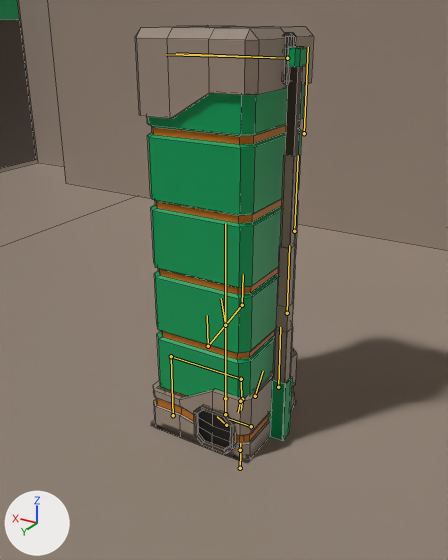
One commit to the Blender file Assets/VariousObjects.blend: the scene before it, then after it.
The view is the same before and after, from a camera (50 mm lens) standing at (-7.48, 12.55, 10.4) and looking at (0.07, -0.02, 4.11). The lights are fixed; the arrows at lower left show +X, +Y and +Z. Both versions are drawn at frame 50 of the action 'BotFactory_BuildLarge'; the numbers are the values there. The bones that bend it are drawn over the model as lines. Mesh edges are drawn as thin lines on the coarser meshes.

Objects in the first picture: 'BotFactory_Mesh', 'Factory_Mesh'.
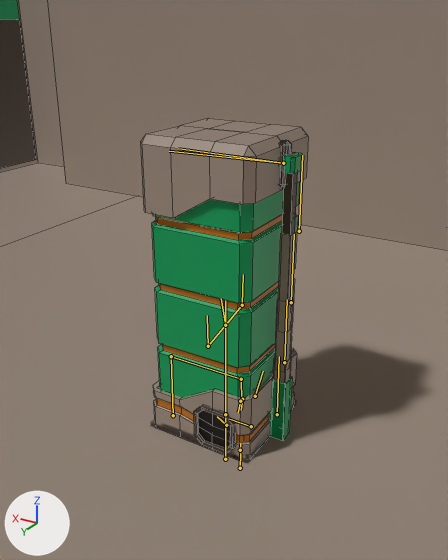
Diff of the bpy script that builds the scene:
```diff
--- a/Assets/VariousObjects.blend.py
+++ b/Assets/VariousObjects.blend.py
@@ bone_cover @@
 bone_cover = bpy.data.objects['BotFactory_Arma'].pose.bones['Cover']  # child of 'Root'
-bone_cover.location = (0.0, 6.86, 0.0)
+bone_cover.location = (0.0, 4.76, 0.0)
@@ bone_arm1 @@
 bone_arm1 = bpy.data.objects['BotFactory_Arma'].pose.bones['Arm1']  # child of 'Root'
-bone_arm1.location = (-0.01, 1.42, 0.0)
+bone_arm1.location = (0.0, 0.57, 0.0)
@@ bone_arm2 @@
 bone_arm2 = bpy.data.objects['BotFactory_Arma'].pose.bones['Arm2']  # child of 'Arm1'
-bone_arm2.location = (-0.01, 2.16, 0.0)
+bone_arm2.location = (-0.01, 1.62, 0.0)
@@ bone_arm3 @@
 bone_arm3 = bpy.data.objects['BotFactory_Arma'].pose.bones['Arm3']  # child of 'Arm2'
-bone_arm3.location = (-0.01, 2.1, 0.0)
+bone_arm3.location = (-0.01, 1.66, 0.0)
@@ bone_arm4 @@
 bone_arm4 = bpy.data.objects['BotFactory_Arma'].pose.bones['Arm4']  # child of 'Arm3'
-bone_arm4.location = (-0.01, 1.45, 0.0)
+bone_arm4.location = (-0.01, 1.05, 0.0)
```

Pixel boxes (x1, y1, x2, y2) of what changed, in the pictures (448 x 560 px):
'BotFactory_Mesh', posed
    before: (135, 25, 313, 460)
    after: (140, 118, 308, 460)
bone 'Cover', root to tip
    before: (225, 398) to (225, 223)
    after: (225, 459) to (225, 300)
bone 'Arm1', root to tip
    before: (278, 387) to (280, 327)
    after: (277, 414) to (279, 356)
bone 'Arm2', root to tip
    before: (287, 313) to (289, 245)
    after: (284, 362) to (287, 299)
bone 'Arm3', root to tip
    before: (294, 231) to (298, 155)
    after: (291, 302) to (294, 234)
bone 'Arm4', root to tip
    before: (304, 133) to (308, 47)
    after: (299, 231) to (302, 155)
